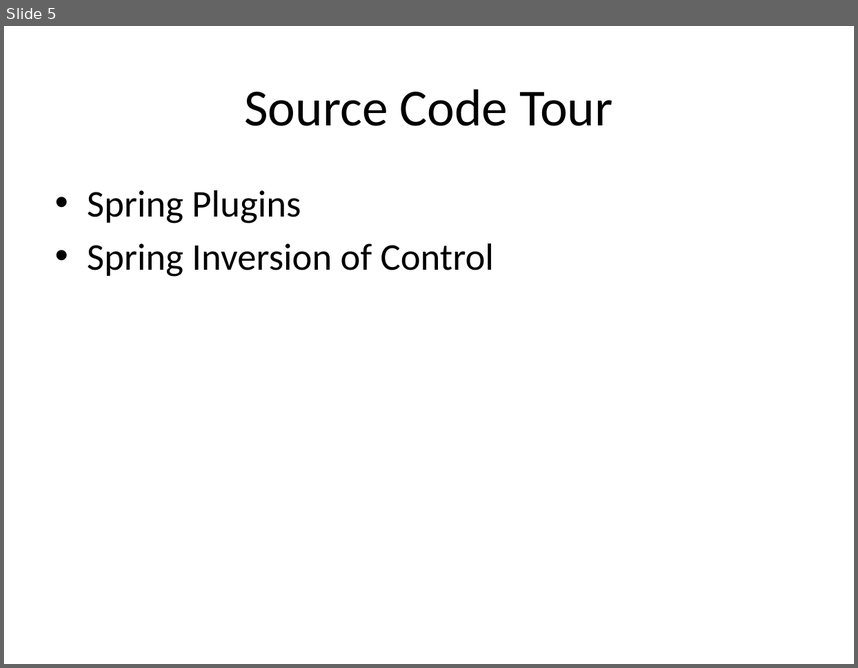
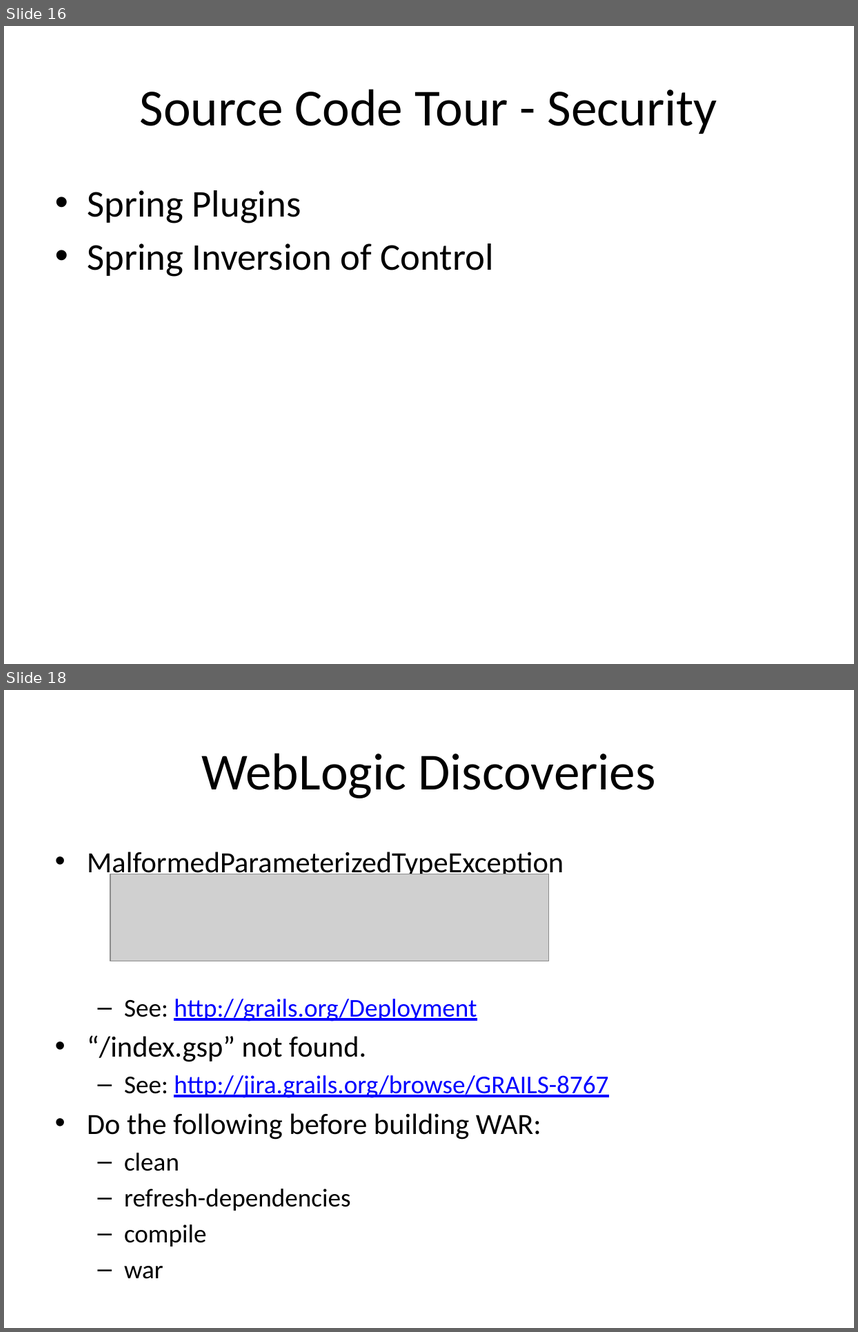
Before and after one commit to unm-sis/SpridenSearch, a slide deck: docs/GGpresentation.pptx. Shown one above the other, each under a label of ours: slide 5 before the commit, slides 16 and 18 after it; the slides between them are not shown. The pictures are 858x668 and 858x1332 pixels, drawn with LibreOffice and Linux fonts; fonts in the diff are those of the drawing; grey boxes stand for pictures; background and template pictures are left out. Boxes give left, top, right and bottom in pixels: in the first picture for what was removed or moved away, otherwise in the second. Text is boxed around its words. In the diff, an @@ line names an element or a change of style, - is before the commit and + after.

```diff
--- a/docs/GGpresentation.pptx
+++ b/docs/GGpresentation.pptx
@@ slide 18 added at box(4, 690, 854, 1328), background #FFFFFF @@
@@ title added at box(201, 753, 656, 798), 44 pt, text #000000 @@
+WebLogic Discoveries
@@ text added at box(87, 851, 608, 1246), 21.7 pt, text #000000 @@
+• MalformedParameterizedTypeException
+  – See: http://grails.org/Deployment
+• “/index.gsp” not found.
+  – See: http://jira.grails.org/browse/GRAILS-8767
+• Do the following before building WAR:
+  – clean
+  – refresh-dependencies
+  – compile
+  – war
@@ picture added at box(110, 874, 549, 961) @@
@@ what was slide 5 is now slide 16 @@
@@ slide 16 changed as well @@
@@ title at box(140, 89, 717, 134): text changed @@
-Source Code Tour
+Source Code Tour - Security
```
Also in this commit, not shown: 7 other slides changed, 11 other slides added.
